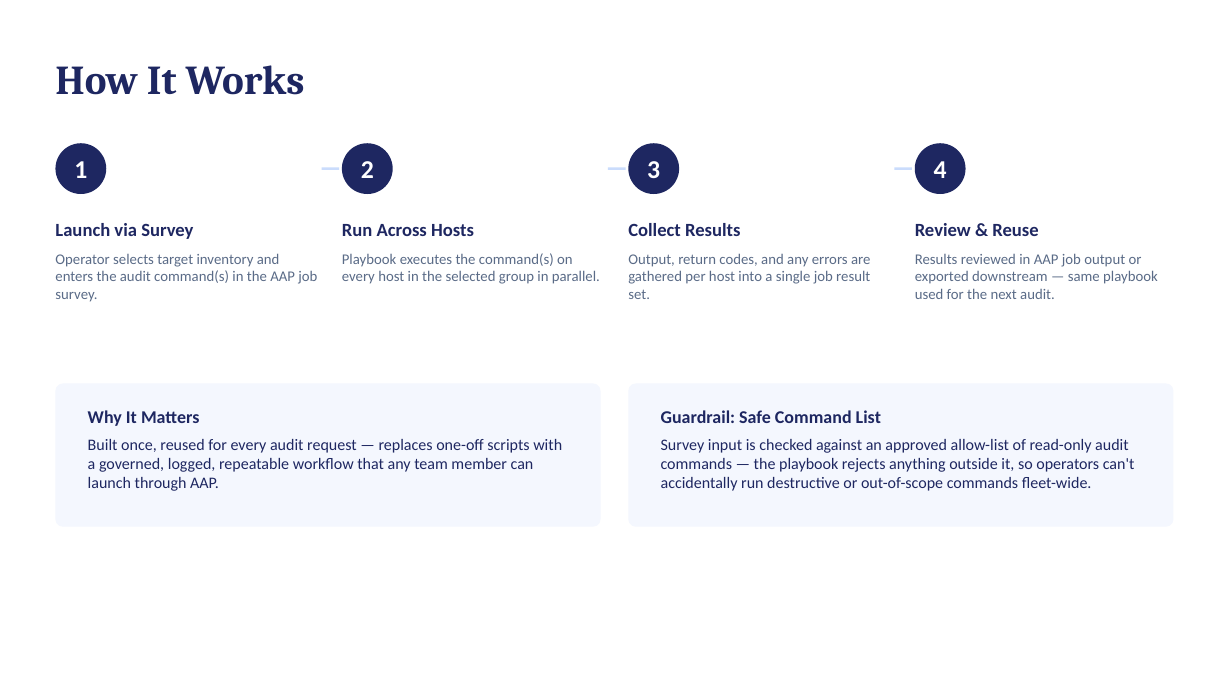
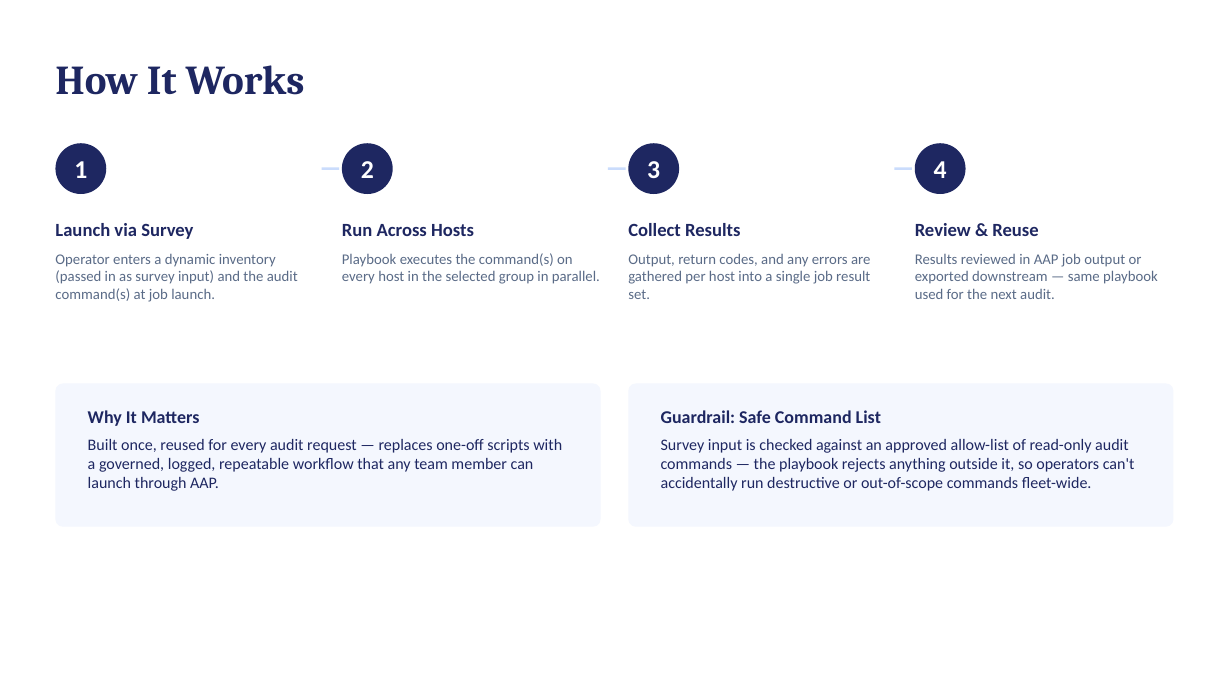
Before and after one commit to jxc2022/ansible-examples, a slide deck: slide 2 of Linux_Audit_Playbook.pptx. Drawn at 1232x693 pixels with LibreOffice and Linux fonts; fonts in the diff are those of the drawing. Boxes give left, top, right and bottom in pixels: in the first picture for what was removed or moved away, otherwise in the second. Text is boxed around its words. In the diff, an @@ line names an element or a change of style, - is before the commit and + after.

```diff
--- a/Linux_Audit_Playbook.pptx
+++ b/Linux_Audit_Playbook.pptx
@@ text at [55, 254, 298, 302]: text changed @@
-Operator selects target inventory and enters the audit command(s) in the AAP job survey.
+Operator enters a dynamic inventory (passed in as survey input) and the audit command(s) at job launch.
```
Also in this commit, not shown: 1 other slide changed.
